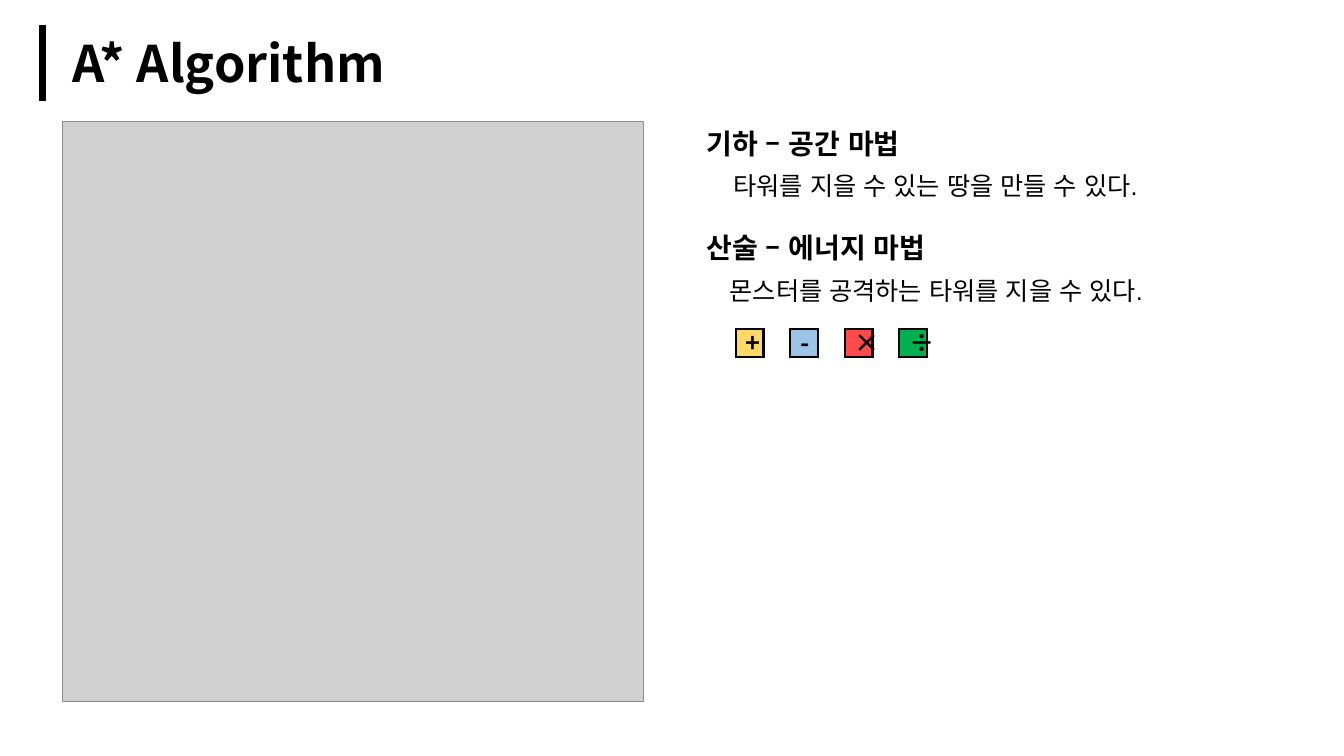
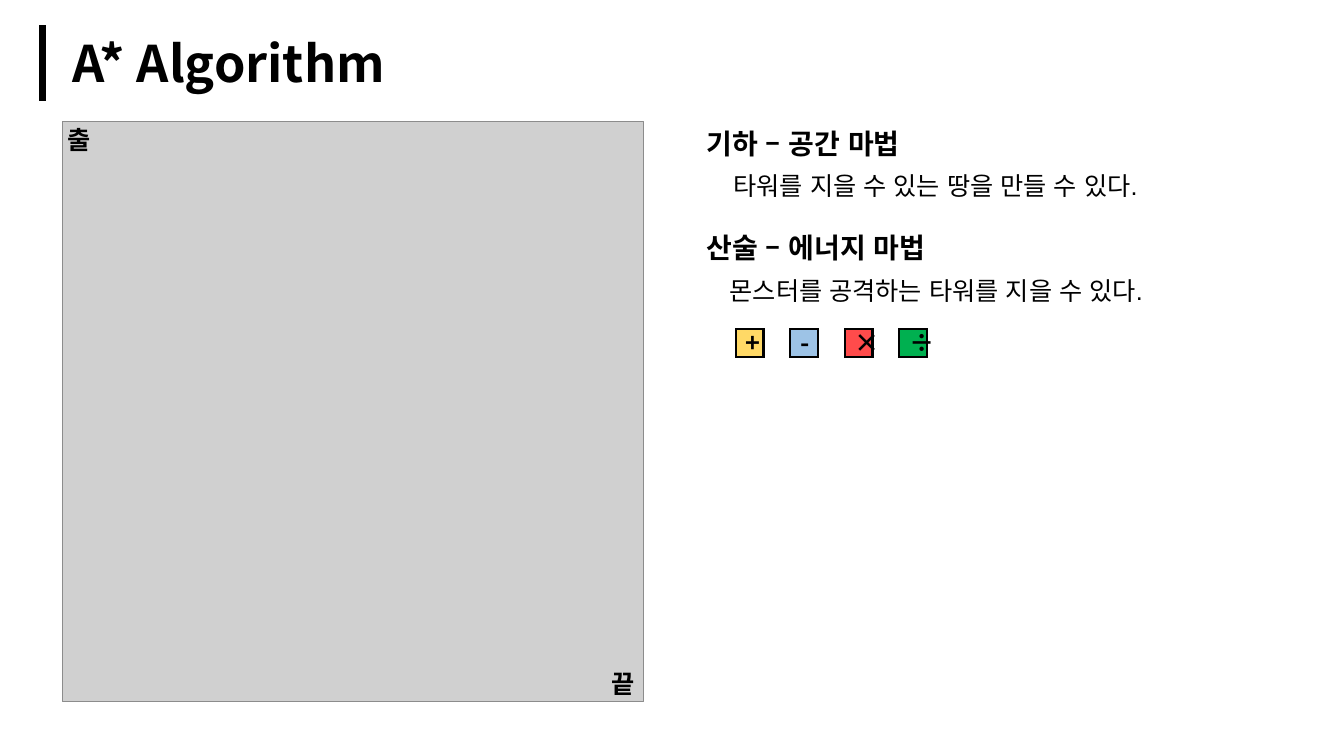
Before and after one commit to Bandyck/WinAPI_Serious, a slide deck: slide 10 of 0818.PPT문서제작/WinApiProject_Serious_임경태.pptx (slide 8 before the commit). Drawn at 1344x756 pixels with LibreOffice and Linux fonts; fonts in the diff are those of the drawing; grey boxes stand for pictures. Boxes give left, top, right and bottom in pixels: in the first picture for what was removed or moved away, otherwise in the second. Text is boxed around its words. In the diff, an @@ line names an element or a change of style, - is before the commit and + after.

```diff
--- a/0818.PPT문서제작/WinApiProject_Serious_임경태.pptx
+++ b/0818.PPT문서제작/WinApiProject_Serious_임경태.pptx
@@ text added at <box>67,128,90,151</box>, 18 pt, text #000000, bold @@
+출
@@ text added at <box>611,672,634,695</box>, 18 pt, text #000000, bold @@
+끝
```
Also in this commit, not shown: 7 other slides changed, 19 slides added, 11 slides removed.
